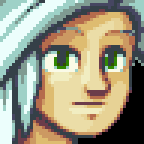
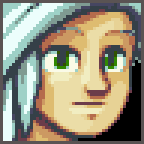
Before/after of a w=144, h=144 layered artwork. What changed in the layer stack:
added layer "Layer 2" above "Background" over (0, 0, 144, 144)
